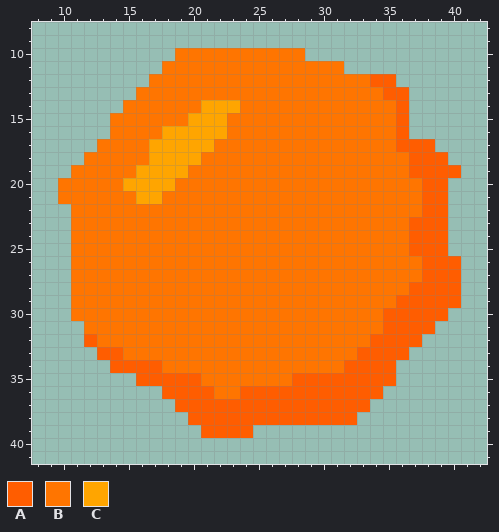
Pixel-art sprite -- resources/sprites/towers/turrets/booster/money/idle/002.png. The picture above was drawn from the file before the commit.
The file is 50x50 pixels. Shown: x 8..42, y 8..41.
Palette (. is transparent): A #ff5d00  B #ff7500  C #ffa500
Pixels before, first column x 10:
10 .........BBBBBBBBBB............
11 ........BBBBBBBBBBBBBB.........
12 .......BBBBBBBBBBBBBBBBBAA.....
13 ......BBBBBBBBBBBBBBBBBBBAA....
14 .....BBBBBBCCCBBBBBBBBBBBBA....
15 ....BBBBBBCCCBBBBBBBBBBBBBA....
16 ....BBBBCCCCCBBBBBBBBBBBBBA....
17 ...BBBBCCCCCBBBBBBBBBBBBBBAAA..
18 ..BBBBBCCCCBBBBBBBBBBBBBBBBAAA.
19 .BBBBBCCCCBBBBBBBBBBBBBBBBBAAAA
20 BBBBBCCCCBBBBBBBBBBBBBBBBBBBAA.
21 BBBBBBCCBBBBBBBBBBBBBBBBBBBBAA.
22 .BBBBBBBBBBBBBBBBBBBBBBBBBBBAA.
23 .BBBBBBBBBBBBBBBBBBBBBBBBBBAAA.
24 .BBBBBBBBBBBBBBBBBBBBBBBBBBAAA.
25 .BBBBBBBBBBBBBBBBBBBBBBBBBBAAA.
26 .BBBBBBBBBBBBBBBBBBBBBBBBBBBAAA
27 .BBBBBBBBBBBBBBBBBBBBBBBBBBBAAA
28 .BBBBBBBBBBBBBBBBBBBBBBBBBBAAAA
29 .BBBBBBBBBBBBBBBBBBBBBBBBBAAAAA
30 .BBBBBBBBBBBBBBBBBBBBBBBBAAAAA.
31 ..BBBBBBBBBBBBBBBBBBBBBBBAAAA..
32 ..ABBBBBBBBBBBBBBBBBBBBBAAAA...
33 ...AABBBBBBBBBBBBBBBBBBAAAA....
34 ....AAAABBBBBBBBBBBBBBAAAA.....
35 ......AAAAABBBBBBBAAAAAAAA.....
36 ........AAAABBAAAAAAAAAAA......
37 .........AAAAAAAAAAAAAAA.......
38 ..........AAAAAAAAAAAAA........
39 ...........AAAA................
New version:
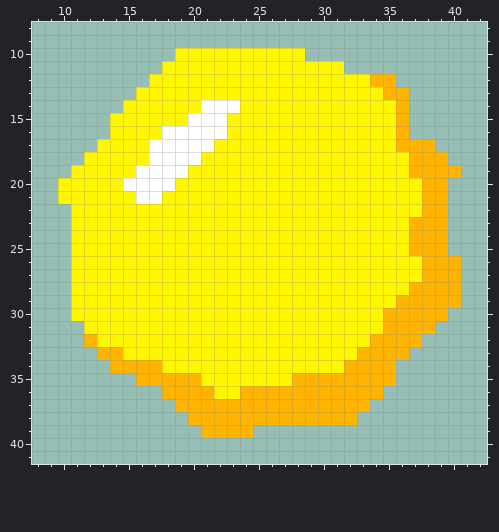
Edits made:
colour A: #ff5d00 -> #ffb500
colour B: #ff7500 -> #fff600
colour C: #ffa500 -> #ffffff
